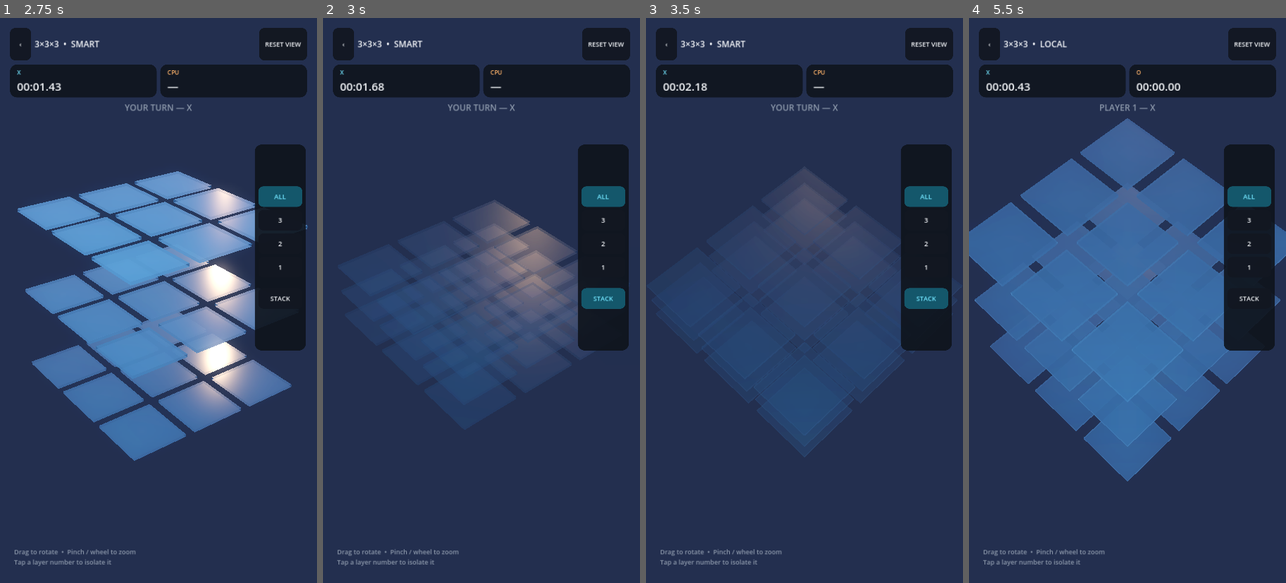
Above: before the commit, frames 1-4 (left to right).
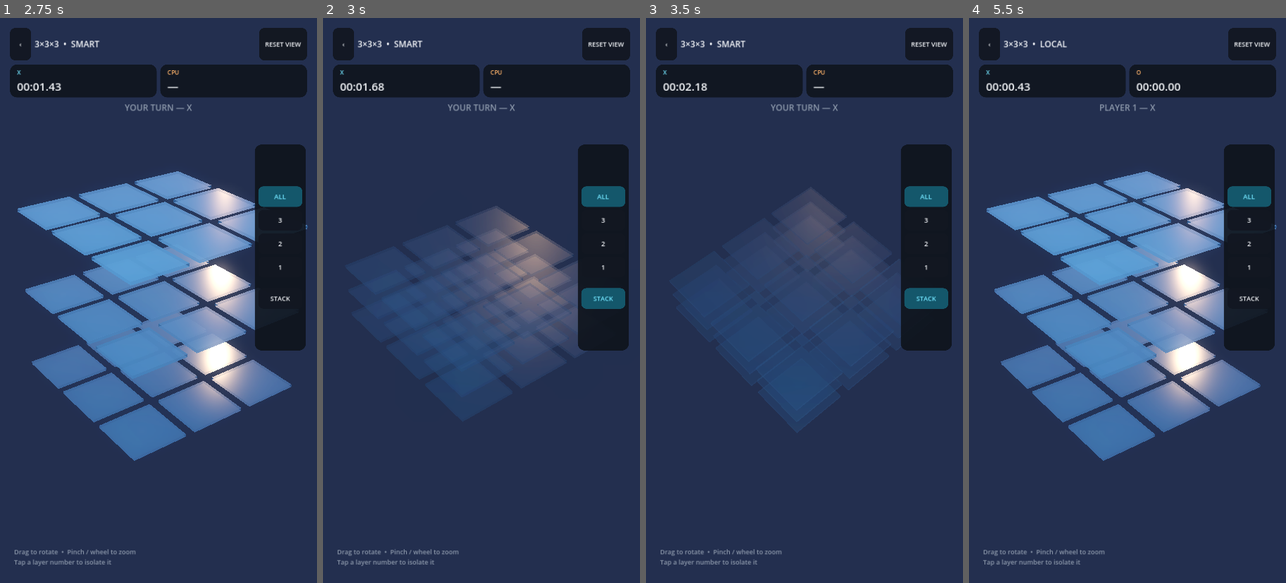
Above: after the commit, the same moments.

Repository: Creativebrook/tic3
Game: Godot game, scene res://scenes/main.tscn
Same seed, same stepped clock (60 frames per second), same inputs: the game is played once before the commit and once after it.
Inputs:
- Up to frame 1 (2.75 s): click "PLAYER vs COMPUTER" at 0.5 s; click "START GAME" at 1.25 s; click "RESET VIEW" at 2 s
- Up to frame 2 (3 s): click "STACK" at 2.75 s
- Up to frame 3 (3.5 s): no input
- Up to frame 4 (5.5 s): click "‹" at 3.5 s; click "PLAYER vs PLAYER" at 4.25 s; click "START GAME" at 5 s

Frame 1 is identical in both runs. In frame 2, 0.8% of the frame differs, in the area x 10-80%, y 32-64%; in frame 3, 2.0%; in frame 4, 28%, in the area x 0-100%, y 17-82%.

Commit message:
feat: B2 refine stack framing and absolute reset view

Diff:
--- a/scripts/camera_rig.gd
+++ b/scripts/camera_rig.gd
@@ -36,19 +36,25 @@
 		yaw += auto_rotate_speed * delta
 		_update_camera()
 
-func reset_view(board_size := 3) -> void:
+func reset_view(board_size := 3, animated := true) -> void:
+	# RESET VIEW is absolute: it always leaves STACK/focus presentation and
+	# returns to the canonical exploded camera, regardless of current mode.
 	current_board_size = board_size
 	auto_rotating = false
-	if stack_mode:
-		_apply_stack_limits(board_size)
-		_animate_view(deg_to_rad(-45.0), deg_to_rad(-58.0), fit_distance, 0.28)
-		return
-
-	yaw = deg_to_rad(-36.0)
-	pitch = deg_to_rad(-28.0)
+	dragging = false
+	touches.clear()
+	pinch_distance = 0.0
+	stack_mode = false
 	_apply_normal_limits(board_size)
-	distance = fit_distance
-	_update_camera()
+	if animated:
+		_animate_view(deg_to_rad(-36.0), deg_to_rad(-28.0), fit_distance, 0.34)
+	else:
+		if is_instance_valid(view_tween):
+			view_tween.kill()
+		yaw = deg_to_rad(-36.0)
+		pitch = deg_to_rad(-28.0)
+		distance = fit_distance
+		_update_camera()
 
 func set_stack_mode(enabled: bool, board_size := 3) -> void:
 	current_board_size = board_size
@@ -68,7 +74,7 @@
 		saved_distance = distance
 		stack_mode = true
 		_apply_stack_limits(board_size)
-		_animate_view(deg_to_rad(-45.0), deg_to_rad(-58.0), fit_distance, 0.42)
+		_animate_view(deg_to_rad(-42.0), deg_to_rad(-55.0), fit_distance, 0.42)
 	else:
 		stack_mode = false
 		_apply_normal_limits(board_size)
@@ -95,18 +101,19 @@
 	max_distance = fit_distance * 1.9
 
 func _apply_stack_limits(board_size: int) -> void:
-	# Dedicated analytical 3/4 view: higher pitch and a slightly tighter frame.
+	# B2 analytical framing: slightly farther away than B1 so the complete
+	# cascaded stack remains readable on narrow portrait displays.
 	match board_size:
 		3:
-			fit_distance = 11.8
+			fit_distance = 13.6
 		4:
-			fit_distance = 15.0
+			fit_distance = 17.2
 		5:
-			fit_distance = 18.4
+			fit_distance = 21.0
 		_:
-			fit_distance = 11.8
-	min_distance = fit_distance * 0.88
-	max_distance = fit_distance * 1.28
+			fit_distance = 13.6
+	min_distance = fit_distance * 0.84
+	max_distance = fit_distance * 1.24
 
 func _animate_view(target_yaw: float, target_pitch: float, target_distance: float, duration: float) -> void:
 	if is_instance_valid(view_tween):
